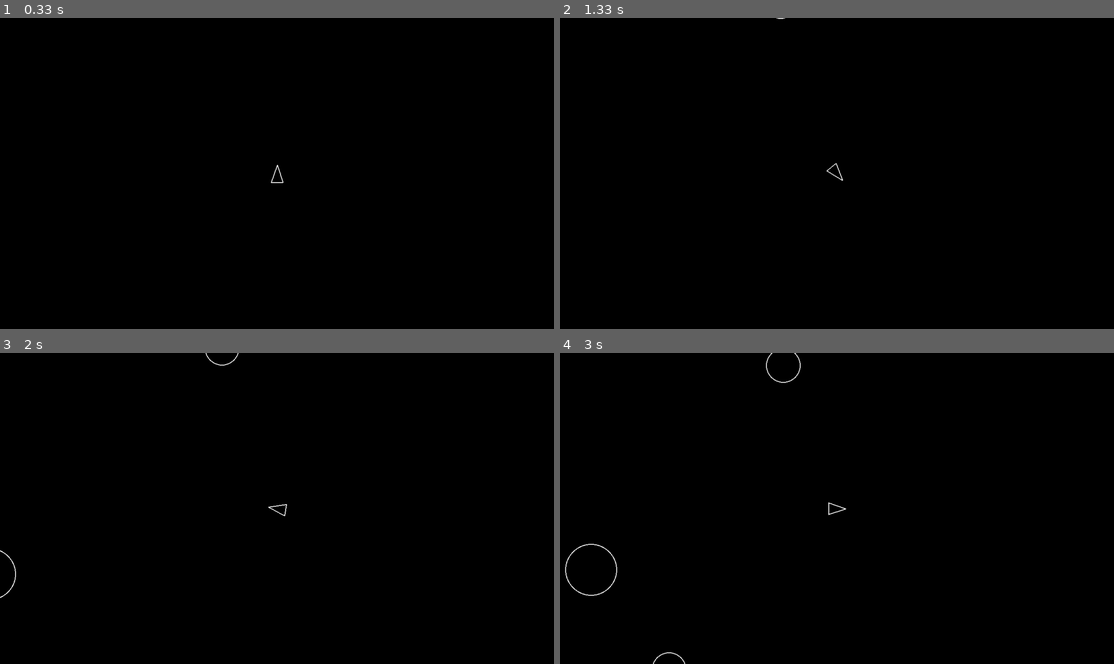
Above: before the commit, frames 1-4 (two rows, left to right).
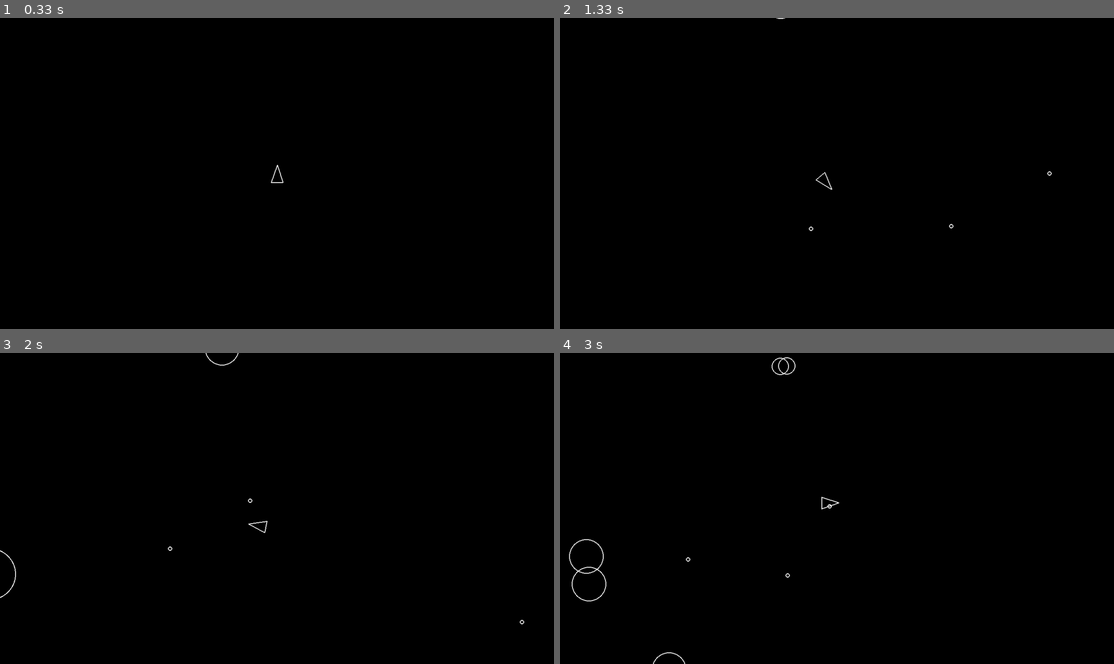
Above: after the commit, the same moments.

Repository: sainikmandal/asteroids_pygame
Game: pygame game, started from main.py
The game is run twice, just before and just after one commit, with the same random seed, the same clock (stepped at 60 frames per second) and the same inputs.
Inputs:
- Up to frame 1 (0.33 s): no input
- Up to frame 2 (1.33 s): tap Space at 0.33, 0.73, 1.03, 1.23 s; hold D 0.67-1.13 s; hold W from 1.17 s (still down)
- Up to frame 3 (2 s): release W at 1.47 s; hold D 1.5-1.97 s; tap Space at 1.57, 1.87 s
- Up to frame 4 (3 s): hold A 2-2.53 s; tap Space at 2.07, 2.37, 2.63, 2.97 s; hold S 2.57-2.87 s; hold A from 2.9 s (still down)

Frame 1 is identical in both runs. In frame 2, 0.1% of the frame differs, in the area x 44-89%, y 46-69%; in frame 3, 0.1%; in frame 4, 0.5%, in the area x 0-52%, y 0-81%.

Commit message:
Add shoot method for player

Diff:
--- a/player.py
+++ b/player.py
@@ -1,11 +1,15 @@
 import pygame
 from circleshape import CircleShape
 from constants import *
+from shot import Shot
+
 
 class Player(CircleShape):
     def __init__(self, x, y, radius):
         super().__init__(x, y, radius)
         self.rotation = 0  # Initialize rotation attribute
+        self.shoot_timer = 0
+
 
     def draw(self, screen):
         # Draw the player using a white triangle
@@ -19,16 +23,32 @@
         b = self.position - forward * self.radius - right
         c = self.position - forward * self.radius + right
         return [a, b, c]
+
+    def update(self, dt):
+        self.shoot_timer -= dt
+        keys = pygame.key.get_pressed()
+
+        if keys[pygame.K_w]:
+            self.move(dt)
+        if keys[pygame.K_s]:
+            self.move(-dt)
+        if keys[pygame.K_a]:
+            self.rotate(-dt)
+        if keys[pygame.K_d]:
+            self.rotate(dt)
+        if keys[pygame.K_SPACE]:
+            self.shoot()
+
+    def shoot(self):
+        if self.shoot_timer > 0:
+            return
+        self.shoot_timer = PLAYER_SHOOT_COOLDOWN
+        shot = Shot(self.position.x, self.position.y)
+        shot.velocity = pygame.Vector2(1, 0).rotate(self.rotation) * PLAYER_SHOOT_SPEED
+
     def rotate(self, dt):
-        # Rotate the player based on the turn speed and delta time
         self.rotation += PLAYER_TURN_SPEED * dt
 
-    def update(self, dt):
-        keys = pygame.key.get_pressed()
-
-        if keys[pygame.K_a]:
-            # Rotate left by using negative dt
-            self.rotate(-dt)
-        if keys[pygame.K_d]:
-            # Rotate right by using positive dt
-            self.rotate(dt)
+    def move(self, dt):
+        forward = pygame.Vector2(1, 0).rotate(self.rotation)
+        self.position += forward * PLAYER_SPEED * dt
